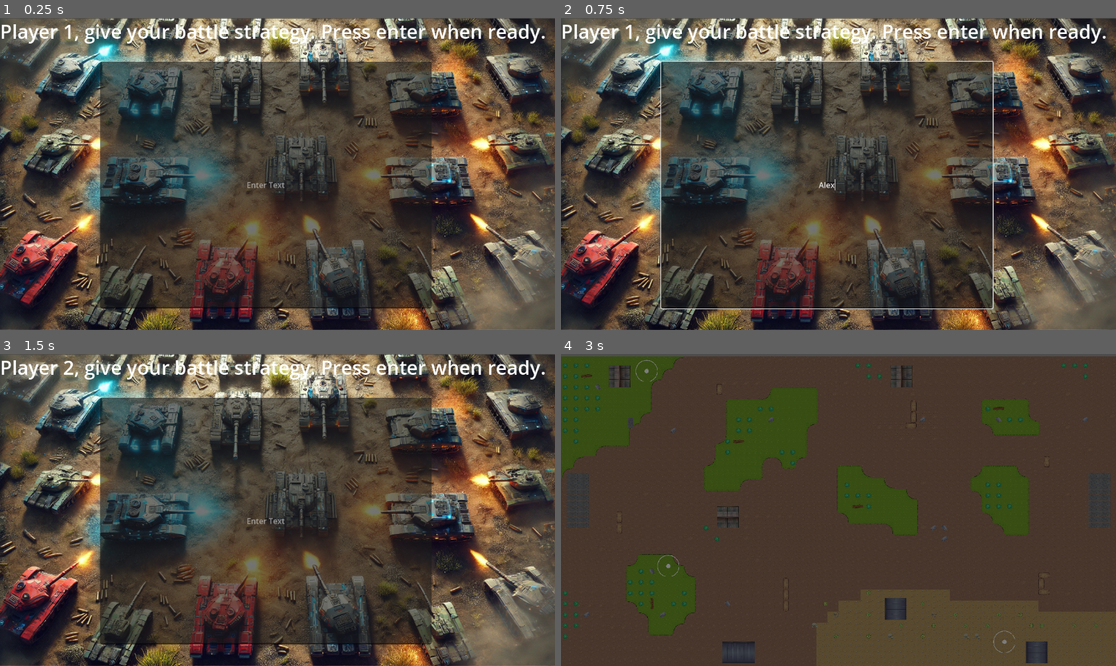
Above: before the commit, frames 1-4 (two rows, left to right).
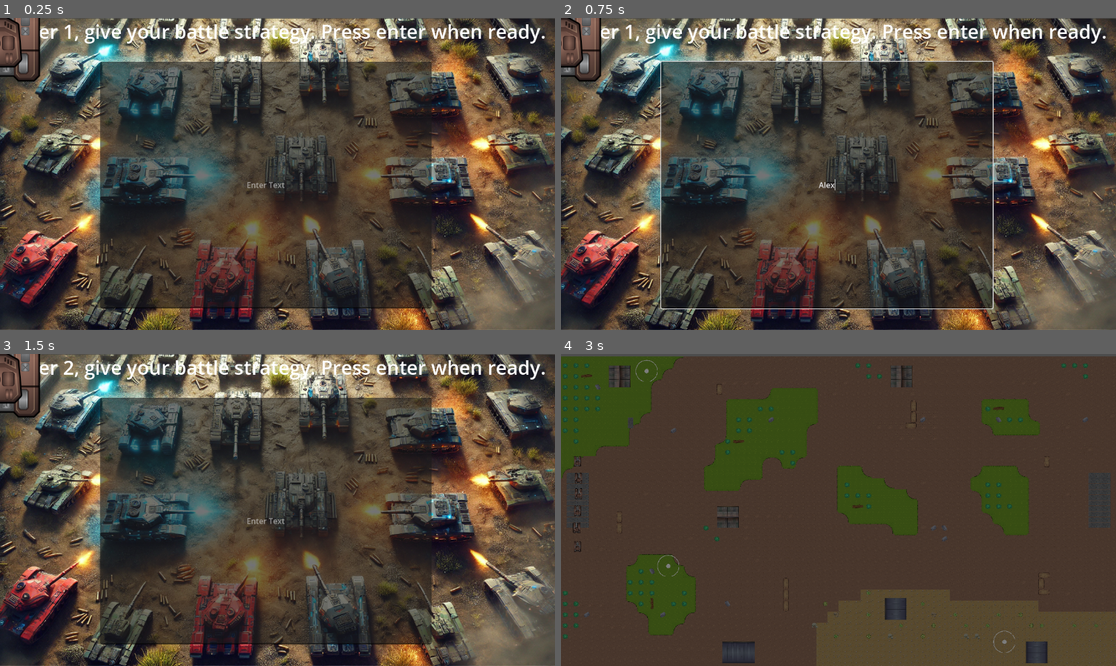
Above: after the commit, the same moments.

Repository: Matt1213141/hack-usu-2025
Game: Godot game, scene res://player1_input.tscn
Two runs of this game, one before a commit and one after it. Both use one fixed random seed, a clock stepped at 60 frames per second and the inputs below. This scene is started directly instead of the project's main scene.
Inputs (mouse positions are in pixels of both pictures, inside the frame that each line leads up to):
- Up to frame 1 (0.25 s): no input
- Up to frame 2 (0.75 s): click (827, 186) at 0.52 s; type "Alex" at 0.6 s
- Up to frame 3 (1.5 s): tap Enter at 1.25 s
- Up to frame 4 (3 s): click (827, 522) at 2.02 s; type "Alex" at 2.1 s; tap Enter at 2.75 s

The runs differ from the first frame. In frame 1, 1.1% of the frame differs, in the area x 0-8%, y 0-21%; in frame 2, 1.1%; in frame 3, 1.1%; in frame 4, 0.1%.
Error after the commit: Invalid assignment of property or key 'velocity' with value of type 'Vector2' on a base object of type 'Nil'. (res://Player/Scripts/state_walk.gd:10)

Commit message:
stufffsdf

Diff:
--- a/hack-usu/GeneralNodes/HurtBox/hurt_box.gd
+++ b/hack-usu/GeneralNodes/HurtBox/hurt_box.gd
@@ -4,16 +4,9 @@
 
 # Called when the node enters the scene tree for the first time.
 func _ready() -> void:
-	# Detect if something enters the current area
-	area_entered.connect( AreaEntered )
 	pass # Replace with function body.
 
 
 # Called every frame. 'delta' is the elapsed time since the previous frame.
 func _process(delta: float) -> void:
 	pass
-
-
-func AreaEntered( a : Area2D ):
-	if a is HitBox:
-		a.TakeDamage( self )
--- a/hack-usu/Player/Scripts/state_attack.gd
+++ b/hack-usu/Player/Scripts/state_attack.gd
@@ -15,10 +15,10 @@
 
 # What happens when the player enters this state
 func Enter() -> void:
-	player.UpdateAnimation("attack")
-	attack_anim.play("attack_" + player.anim_direction()) # TODO, should be child of player sprite
-	animation_player.animation_finished.connect( EndAttack ) # enter the EndAttack function when animation is finished
-
+	#player.UpdateAnimation("attack")
+	#attack_anim.play("attack_" + player.anim_direction()) # TODO, should be child of player sprite
+	#animation_player.animation_finished.connect( EndAttack ) # enter the EndAttack function when animation is finished
+	#
 	attacking = true
 
 	await get_tree().create_timer( 0.075 ).timeout # Can be changed
@@ -26,7 +26,7 @@
 	hurt_box.monitoring = true
 
 func Exit() -> void:
-	animation_player.animation_finished.disconnect( EndAttack )
+	#animation_player.animation_finished.disconnect( EndAttack )
 	attacking = false
 
 	hurt_box.monitoring = false
--- a/hack-usu/Player/Scripts/state_walk.gd
+++ b/hack-usu/Player/Scripts/state_walk.gd
@@ -7,6 +7,7 @@
 
 # Called when the node enters the scene tree for the first time.
 func _ready() -> void:
+	player.velocity = Vector2(5,0)
 	pass # Replace with function body.
 
 func Enter() -> void:
@@ -15,10 +16,14 @@
 
 # Called every frame. 'delta' is the elapsed time since the previous frame.
 func _process(delta: float) -> void:
+
+	player.velocity = player.velocity.normalized() * player.velocity
+	print(player.velocity)
 	pass
 
 func Process( _delta : float ) -> State:
 	if player.direction == Vector2.ZERO:
+		print("stopping")
 		return idle
 
 	player.velocity = player.direction * player.velocity
--- a/hack-usu/Player/player.gd
+++ b/hack-usu/Player/player.gd
@@ -39,17 +39,17 @@
 # Called when the player enters the scene for the first time
 func _ready() -> void:
 	# Failsafe: ensure the player is instantiated
-	visible = false
-	if PlayerManager.is_world():
-		visible = true
-	if PlayerManager.player == null:
-		PlayerManager.player = self
-	else:
-		pass
+	#visible = false
+	#if PlayerManager.is_world():
+		#visible = true
+	#if PlayerManager.player == null:
+		#PlayerManager.player = self
+	#else:
+		#pass
 	setup_tank_configuration()
 
 	state_machine.Initialize( self )
-	UpdateAnimation( "idle" )
+	#UpdateAnimation( "idle" )
 	#update_hp(1000000) # Ensure player has full health when they spawn
 	pass
 
--- a/hack-usu/Player/player.tscn
+++ b/hack-usu/Player/player.tscn
@@ -62,7 +62,17 @@
 "Shooting": SubResource("Animation_6epj2")
 }
 
-[sub_resource type="ConcavePolygonShape2D" id="ConcavePolygonShape2D_4b43p"]
+[sub_resource type="CapsuleShape2D" id="CapsuleShape2D_lexm2"]
+radius = 112.0
+height = 284.0
+
+[sub_resource type="CapsuleShape2D" id="CapsuleShape2D_5r6bh"]
+radius = 109.0
+height = 264.0
+
+[sub_resource type="CapsuleShape2D" id="CapsuleShape2D_m5pqq"]
+radius = 104.0
+height = 282.0
 
 [node name="TankTeam1" type="CharacterBody2D"]
 position = Vector2(-36, 19)
@@ -107,10 +117,17 @@
 script = ExtResource("10_bn2ej")
 
 [node name="CollisionShape2D" type="CollisionShape2D" parent="HitBox"]
-shape = SubResource("ConcavePolygonShape2D_4b43p")
+position = Vector2(32, -10)
+shape = SubResource("CapsuleShape2D_lexm2")
 
 [node name="HurtBox" parent="." instance=ExtResource("10_kcwdx")]
 unique_name_in_owner = true
 script = ExtResource("12_kkiji")
 
 [node name="CollisionShape2D2" type="CollisionShape2D" parent="HurtBox"]
+position = Vector2(25, -5)
+shape = SubResource("CapsuleShape2D_5r6bh")
+
+[node name="CollisionShape2D" type="CollisionShape2D" parent="."]
+position = Vector2(28, -6)
+shape = SubResource("CapsuleShape2D_m5pqq")
--- a/hack-usu/Player/state_machine.gd
+++ b/hack-usu/Player/state_machine.gd
@@ -4,7 +4,6 @@
 var states : Array[ State ]
 var prev_state: State
 var current_state: State
-
 # Called when the node enters the scene tree for the first time.
 func _ready() -> void:
 	process_mode = Node.PROCESS_MODE_DISABLED
@@ -13,7 +12,8 @@
 
 # Called every frame. 'delta' is the elapsed time since the previous frame.
 func _process(delta: float) -> void:
-	#ChangeState( current_state.Process( delta ) ) # Checks every frame if the state has changed
+	print(current_state.get(name))
+	ChangeState( current_state.Process( delta ) ) # Checks every frame if the state has changed
 	pass
 
 func _physics_process(delta: float) -> void:
--- a/hack-usu/World.tscn
+++ b/hack-usu/World.tscn
@@ -33,7 +33,6 @@
 [ext_resource type="Texture2D" uid="uid://bsou6j3o5d1d6" path="res://image_assets/RPG-Tileset/craftpix-566611-free-battle-location-top-down-game-tileset-pack/PNG/Props/Flag_A.png" id="31_njbdv"]
 [ext_resource type="Texture2D" uid="uid://crll7j80xh411" path="res://image_assets/RPG-Tileset/craftpix-566611-free-battle-location-top-down-game-tileset-pack/PNG/Props/Tree_04.png" id="32_5bdsn"]
 [ext_resource type="Texture2D" uid="uid://bsgcm3w1riy40" path="res://image_assets/RPG-Tileset/craftpix-566611-free-battle-location-top-down-game-tileset-pack/PNG/Props/Tree_06.png" id="33_xecu6"]
-[ext_resource type="PackedScene" uid="uid://clisw0i0ftrp5" path="res://Player/base_tank.tscn" id="34_dnrgr"]
 
 [sub_resource type="TileSetAtlasSource" id="TileSetAtlasSource_skb5j"]
 texture = ExtResource("1_bbyuw")
@@ -616,16 +615,14 @@
 tile_map_data = PackedByteArray("AAD5//v/AwAAAAAAAAD5//z/AwAAAAAAAAD5//3/AwAAAAAAAAD5//7/AwAAAAAAAAD5////AwAAAAAAAAD5/w …(22320 unchanged characters)…
 tile_set = SubResource("TileSet_jpm7e")
 
-[node name="TankTeam1" parent="Ground" instance=ExtResource("2_5uv8p")]
-position = Vector2(168, 107)
-scale = Vector2(0.1, 0.1)
-
 [node name="Camera2D" type="Camera2D" parent="Ground"]
 position = Vector2(4604, 2012)
 scale = Vector2(-41.1218, -41.1218)
 zoom = Vector2(0.09, 0.09)
 
 [node name="StaticBody2D" type="StaticBody2D" parent="Ground"]
+collision_layer = 4
+collision_mask = 0
 
 [node name="CollisionShape2D" type="CollisionShape2D" parent="Ground/StaticBody2D"]
 visible = false
@@ -646,9 +643,25 @@
 tile_map_data = PackedByteArray("AAD+/wMADgAAAAAAAAD+/wQADgAAAAAAAADz/xAADgAAAAAAAADz/xEADgAAAAAAAADz/xIADgAAAAAAAADz/x …(1648 unchanged characters)…
 tile_set = SubResource("TileSet_km8em")
 
+[node name="TankTeam2" parent="Ground" instance=ExtResource("2_5uv8p")]
+position = Vector2(-1452, 899)
+
+[node name="TankTeam3" parent="Ground" instance=ExtResource("2_5uv8p")]
+position = Vector2(-1428, 1291)
+
+[node name="TankTeam4" parent="Ground" instance=ExtResource("2_5uv8p")]
+position = Vector2(-1428, 1651)
+
+[node name="TankTeam5" parent="Ground" instance=ExtResource("2_5uv8p")]
+position = Vector2(-1452, 2043)
+
+[node name="TankTeam6" parent="Ground" instance=ExtResource("2_5uv8p")]
+position = Vector2(-1468, 2435)
+
+[node name="TankTeam7" parent="Ground" instance=ExtResource("2_5uv8p")]
+position = Vector2(-1452, 2867)
+
 [node name="Effects" type="TileMapLayer" parent="."]
 modulate = Color(0.556953, 0.556953, 0.556953, 1)
 tile_map_data = PackedByteArray("AAD//wwAAAAEAAQAAAACAAoAAAAEAAQAAAAFAAsAAAAEAAQAAAAKAAoAAAAEAAQAAAALAAsAAAAEAAQAAAANAA …(2272 unchanged characters)…
 tile_set = SubResource("TileSet_rb2g6")
-
-[node name="BaseTank" parent="." instance=ExtResource("34_dnrgr")]
Not shown: 1 places in hack-usu/Player/base_hull.tscn that only renumber resources
Not shown: 1 places in hack-usu/Player/base_tank.tscn that only renumber resources
Not shown: 1 places in hack-usu/Player/player.tscn that only renumber resources
Not shown: 1 places in hack-usu/World.tscn that only renumber resources
Not shown: 1 places in hack-usu/player1_input.tscn that only renumber resources
